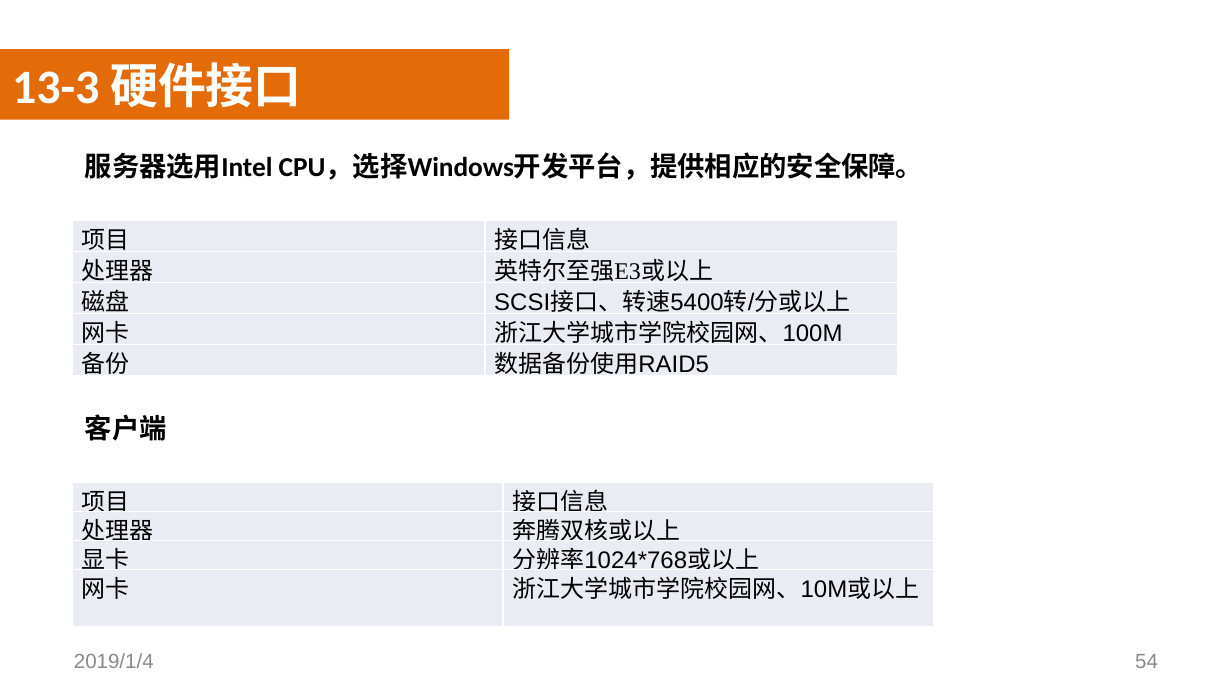
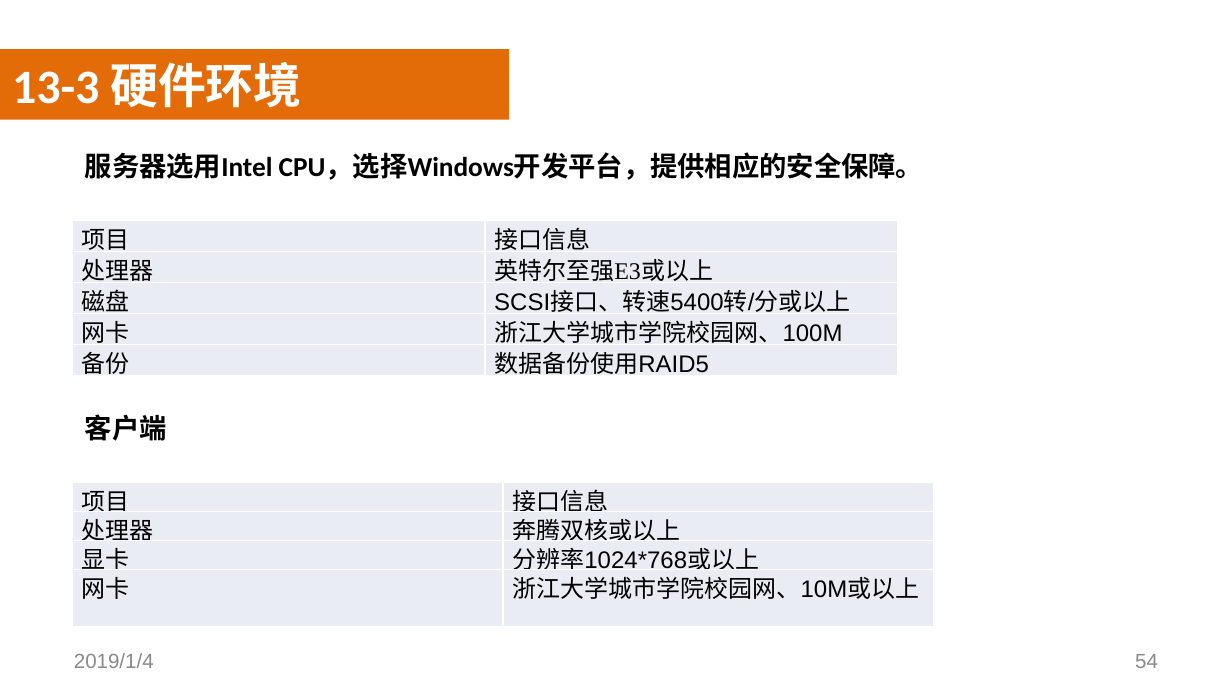
Before and after one commit to SoftwareRequirtmentsG02/Document, a slide deck: slide 54 of 案例教学系统/受控文档/分析设计/PPT/PRD2018-G02-SRS评审PPT.pptx. Drawn at 1232x693 pixels with LibreOffice and Linux fonts; fonts in the diff are those of the drawing; background and template pictures are left out. Boxes give left, top, right and bottom in pixels: in the first picture for what was removed or moved away, otherwise in the second. Text is boxed around its words. In the diff, an @@ line names an element or a change of style, - is before the commit and + after.

```diff
--- a/案例教学系统/受控文档/分析设计/PPT/PRD2018-G02-SRS评审PPT.pptx
+++ b/案例教学系统/受控文档/分析设计/PPT/PRD2018-G02-SRS评审PPT.pptx
@@ text at (x1=12, y1=62, x2=301, y2=108): text changed @@
-13-3 硬件接口
+13-3 硬件环境
```
Also in this commit, not shown: 14 other slides changed, 1 slide added, 1 slide removed, 2 other files.
